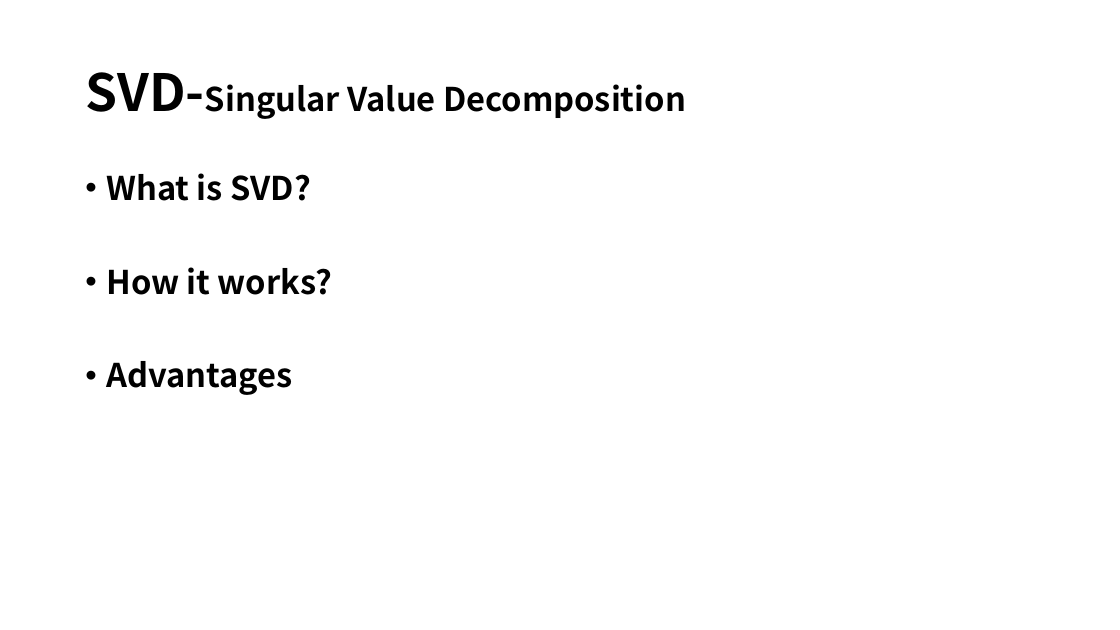
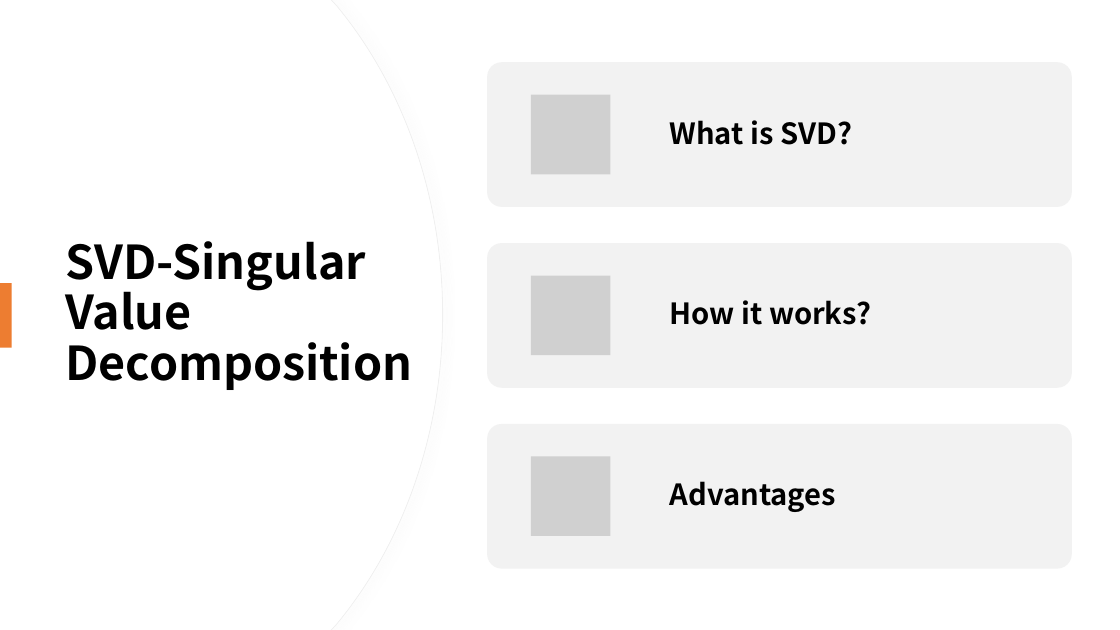
Before and after one commit to susie682/752-project, a slide deck: slide 9 of Commerce Product Recommendation with Spark ML-PPT.pptx. Drawn at 1120x630 pixels with LibreOffice and Linux fonts; fonts in the diff are those of the drawing; grey boxes stand for pictures. Boxes give left, top, right and bottom in pixels: in the first picture for what was removed or moved away, otherwise in the second. Text is boxed around its words. In the diff, an @@ line names an element or a change of style, - is before the commit and + after.

```diff
--- a/Commerce Product Recommendation with Spark ML-PPT.pptx
+++ b/Commerce Product Recommendation with Spark ML-PPT.pptx
@@ freeform shape added at [0, 0, 443, 630], fill #FFFFFF, outline #EFEFEF 0.75 pt @@
@@ freeform shape added at [0, 0, 442, 630], fill #FFFFFF @@
@@ title "SVD-Singular Value Decomposition": place and size @@
-title "SVD-Singular Value Decomposition" at [85, 72, 686, 119]
+title "SVD-Singular Value Decomposition" at [66, 241, 413, 390]
@@ title "SVD-Singular Value Decomposition" at [66, 241, 413, 390]: size 44 to 40 pt in "SVD-Singular"; size 28 to 40 pt in "SVD-Singular Value Decomposition" @@
@@ text removed at [106, 173, 332, 395] @@
-• What is SVD?
-• How it works?
-• Advantages
@@ rectangle added at [0, 283, 12, 348], fill #ED7D31 @@
@@ group added at [487, 62, 1072, 569]: 3 rounded rectangles, 3 pictures, 3 texts @@
+What is SVD?
+How it works?
+Advantages
```
Also in this commit, not shown: 10 other slides changed, 4 slides added, 6 slides removed.
